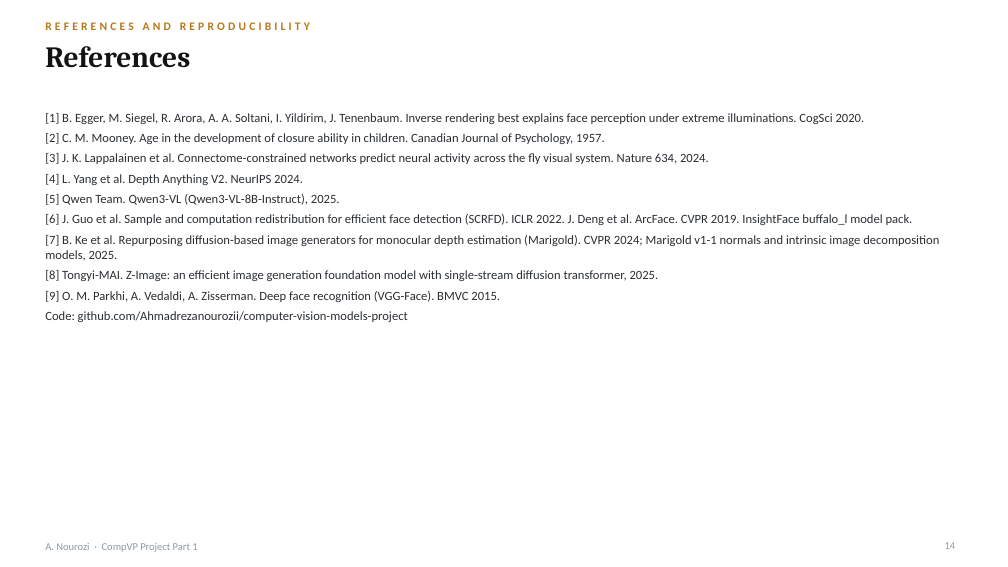
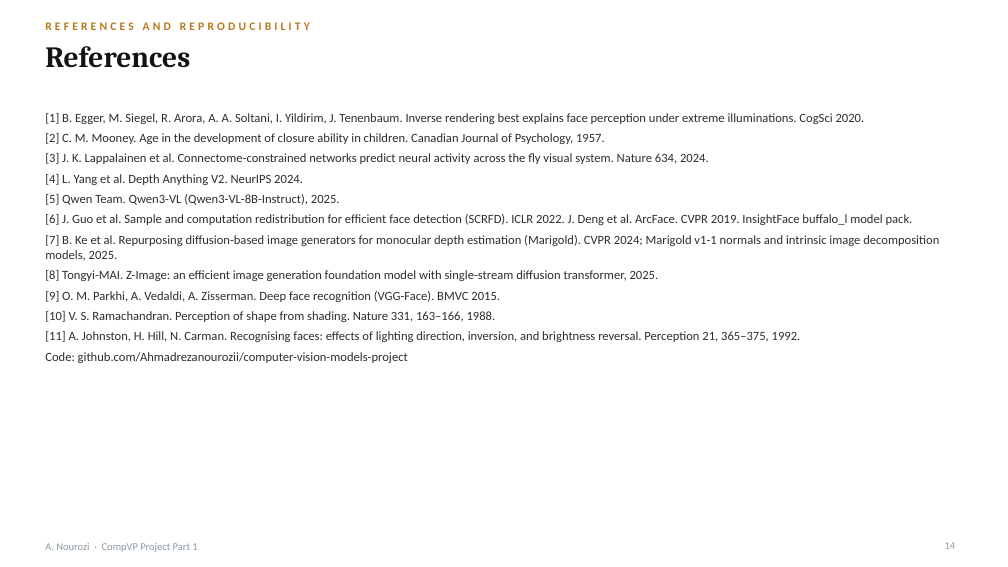
Before and after one commit to Ahmadrezanourozii/computer-vision-models-project, a slide deck: slide 14 of deliverables/Nourozi_23726011_CompVP_Part1.pptx. Drawn at 1008x567 pixels with LibreOffice and Linux fonts; fonts in the diff are those of the drawing. Boxes give left, top, right and bottom in pixels: in the first picture for what was removed or moved away, otherwise in the second. Text is boxed around its words. In the diff, an @@ line names an element or a change of style, - is before the commit and + after.

```diff
--- a/deliverables/Nourozi_23726011_CompVP_Part1.pptx
+++ b/deliverables/Nourozi_23726011_CompVP_Part1.pptx
@@ text at <box>45,311,801,342</box>: paragraphs added @@
+[10] V. S. Ramachandran. Perception of shape from shading. Nature 331, 163–166, 1988.
+[11] A. Johnston, H. Hill, N. Carman. Recognising faces: effects of lighting direction, inversion, and brightness reversal. Perception 21, 365–375, 1992.
```
Also in this commit, not shown: 3 other slides changed, 2 other files.
